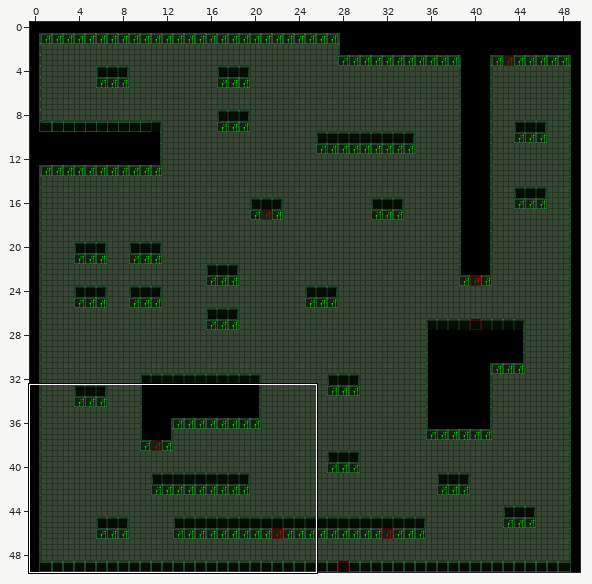
Level history. Tiled map: resources/levels/1.tmx. Above, an overview of the earlier version with the close-up marked.
Close-up. Earlier state:
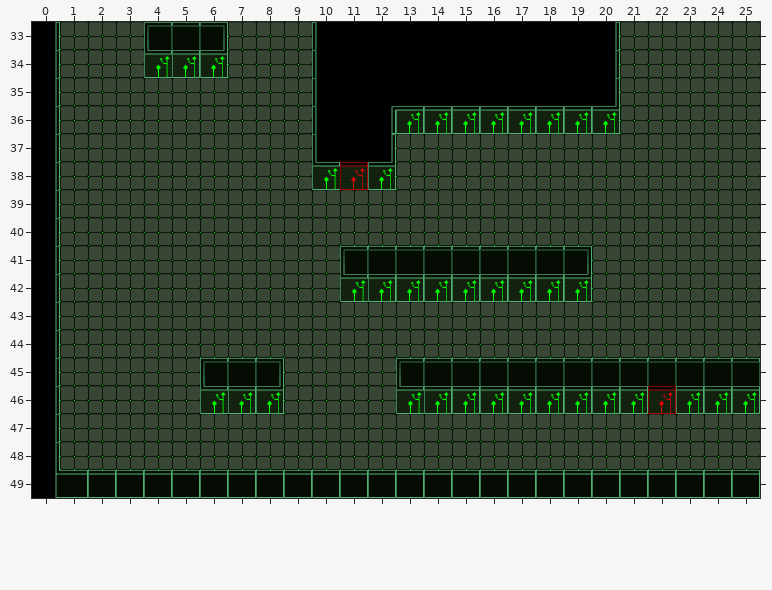
Cells are 64x64 px. Shown: x 0..25, y 33..49. The commit also changed other parts of the map, which this record leaves out.
And afterwards:
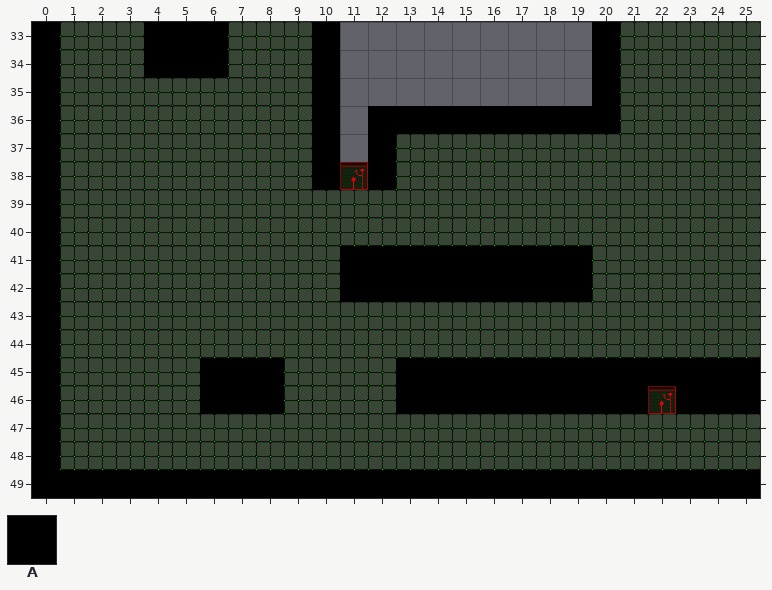
Key: from "tile-green": A 23.
_ is an empty cell, . an unchanged one.
Tiles of an added or newly shown layer are drawn over the layers below it.
The exact change:
--- layer "images"
@@ x 11..19 @@
-33 AAAAAAAAA
-34 AAAAAAAAA
-35 AAAAAAAAA
-36 A........
-37 A........
+33 _________
+34 _________
+35 _________
+36 _........
+37 _........
--- layer "collisions" (now shown)
@@ x 0..25 @@
-33 _...___..._........._.....
-34 _...___..._........._.....
-35 _........._........._.....
-36 _........._._________.....
-37 _........._._.............
-38 _........._._.............
-39 _.........................
-40 _.........................
-41 _.........._________......
-42 _.........._________......
-43 _.........................
-44 _.........................
-45 _.....___...._____________
-46 _.....___...._________.___
-47 _.........................
-48 _.........................
-49 __________________________
+33 A...AAA...A.........A.....
+34 A...AAA...A.........A.....
+35 A.........A.........A.....
+36 A.........A.AAAAAAAAA.....
+37 A.........A.A.............
+38 A.........A.A.............
+39 A.........................
+40 A.........................
+41 A..........AAAAAAAAA......
+42 A..........AAAAAAAAA......
+43 A.........................
+44 A.........................
+45 A.....AAA....AAAAAAAAAAAAA
+46 A.....AAA....AAAAAAAAA.AAA
+47 A.........................
+48 A.........................
+49 AAAAAAAAAAAAAAAAAAAAAAAAAA
